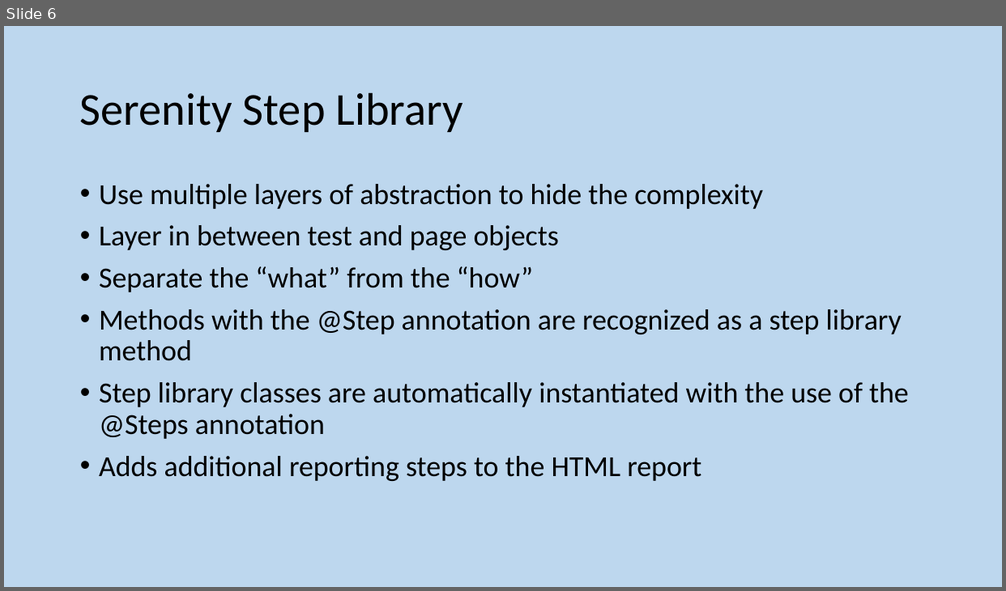
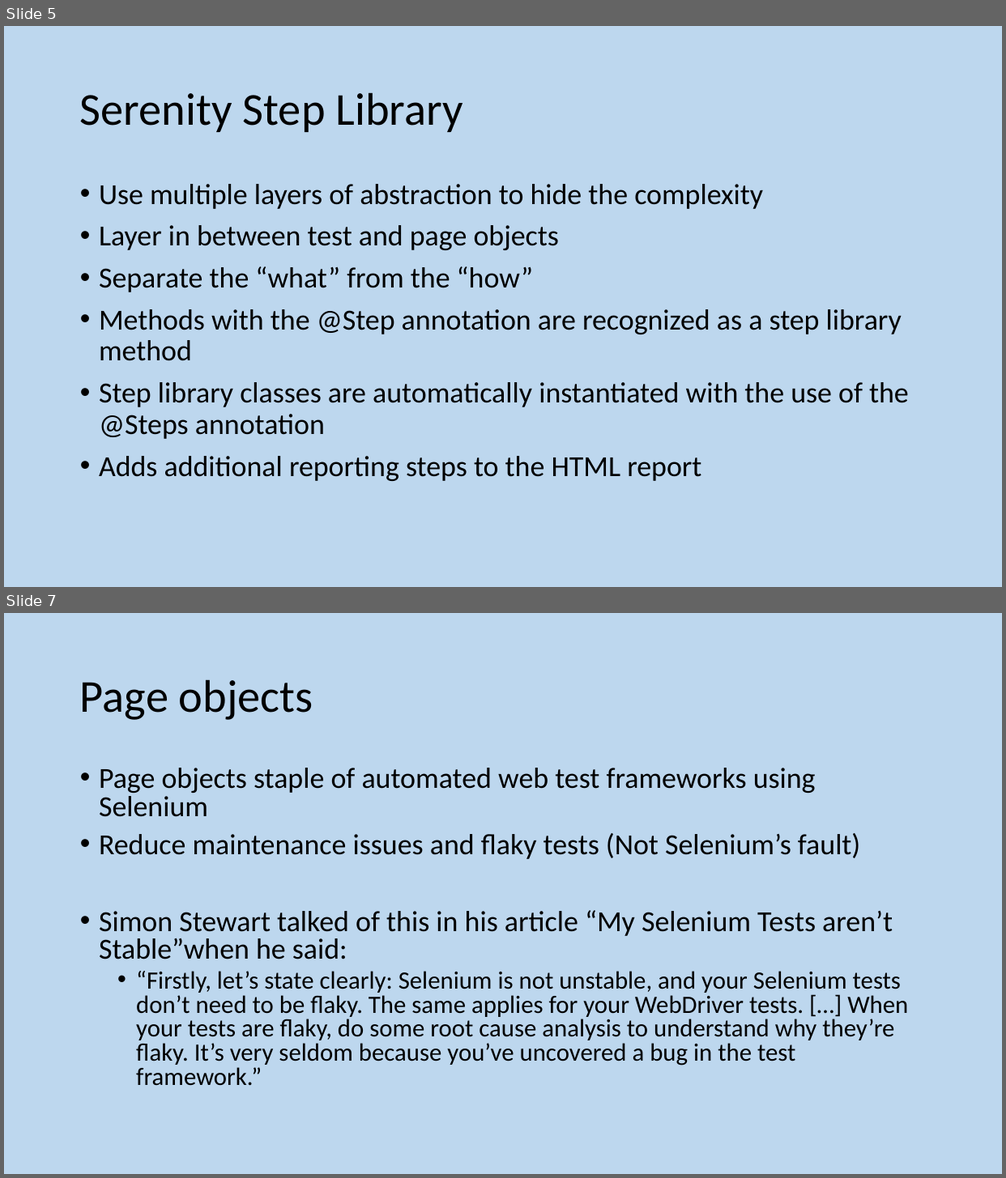
Before and after one commit to GeeChao/serenityjourneydemo, a slide deck: STAG - Screenplay demo.pptx. Shown one above the other, each under a label of ours: slide 6 before the commit, slides 5 and 7 after it; the slides between them are not shown. The pictures are 1006x591 and 1006x1178 pixels, drawn with LibreOffice and Linux fonts; fonts in the diff are those of the drawing. Boxes give left, top, right and bottom in pixels: in the first picture for what was removed or moved away, otherwise in the second. Text is boxed around its words. In the diff, an @@ line names an element or a change of style, - is before the commit and + after.

```diff
--- a/STAG - Screenplay demo.pptx
+++ b/STAG - Screenplay demo.pptx
@@ slide 7 added at [4,613,1002,1174], background #BDD7EE @@
@@ title added at [80,679,313,720], 44 pt, text #000000 @@
+Page objects
@@ text added at [99,768,908,1086], 24 pt, text #000000 @@
+• Page objects staple of automated web test frameworks using Selenium
+• Reduce maintenance issues and flaky tests (Not Selenium’s fault)
+• Simon Stewart talked of this in his article “My Selenium Tests aren’t Stable”when he said:
+  • “Firstly, let’s state clearly: Selenium is not unstable, and your Selenium tests don’t need to be flaky. The same applies for your WebDriver tests. […] When your tests are flaky, do some root cause analysis to understand why they’re flaky. It’s very seldom because you’ve uncovered a bug in the test framework.”
@@ what was slide 6 is now slide 5 @@
```
Also in this commit, not shown: 3 slides changed, 15 other slides added, 10 slides removed.
